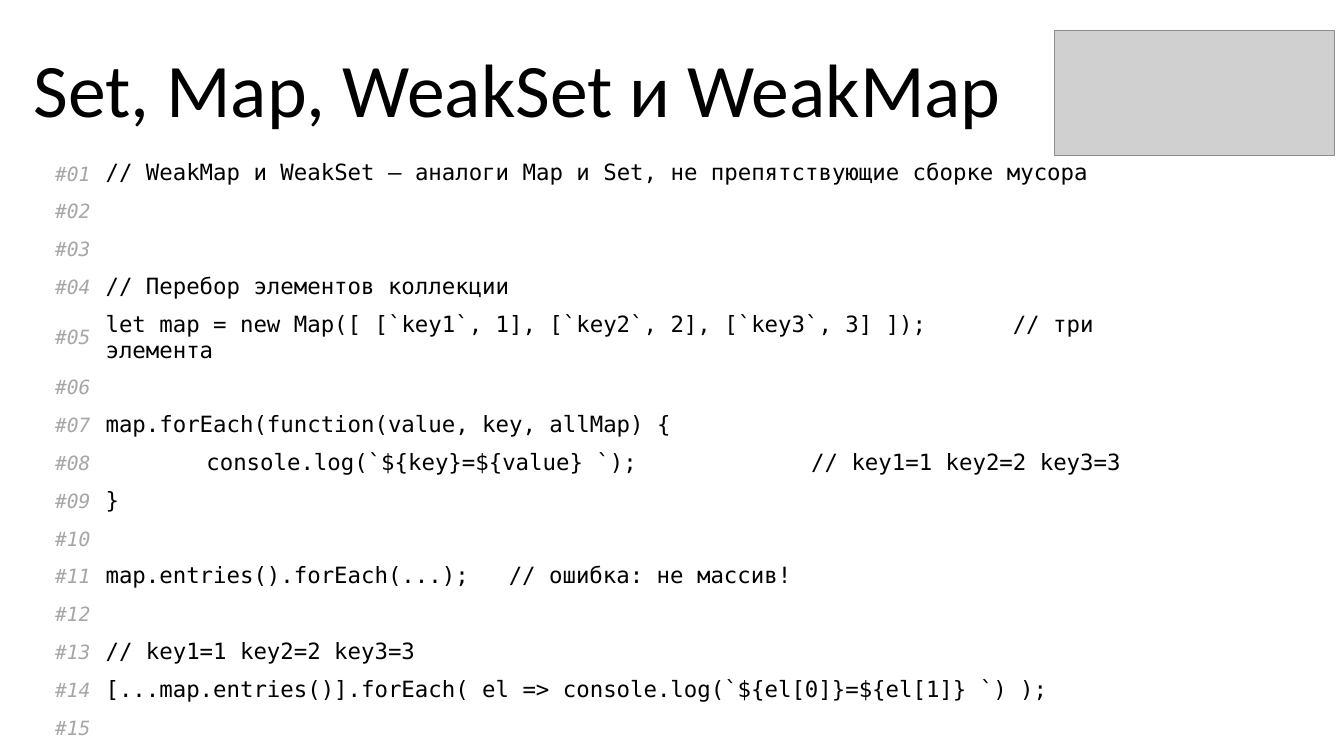
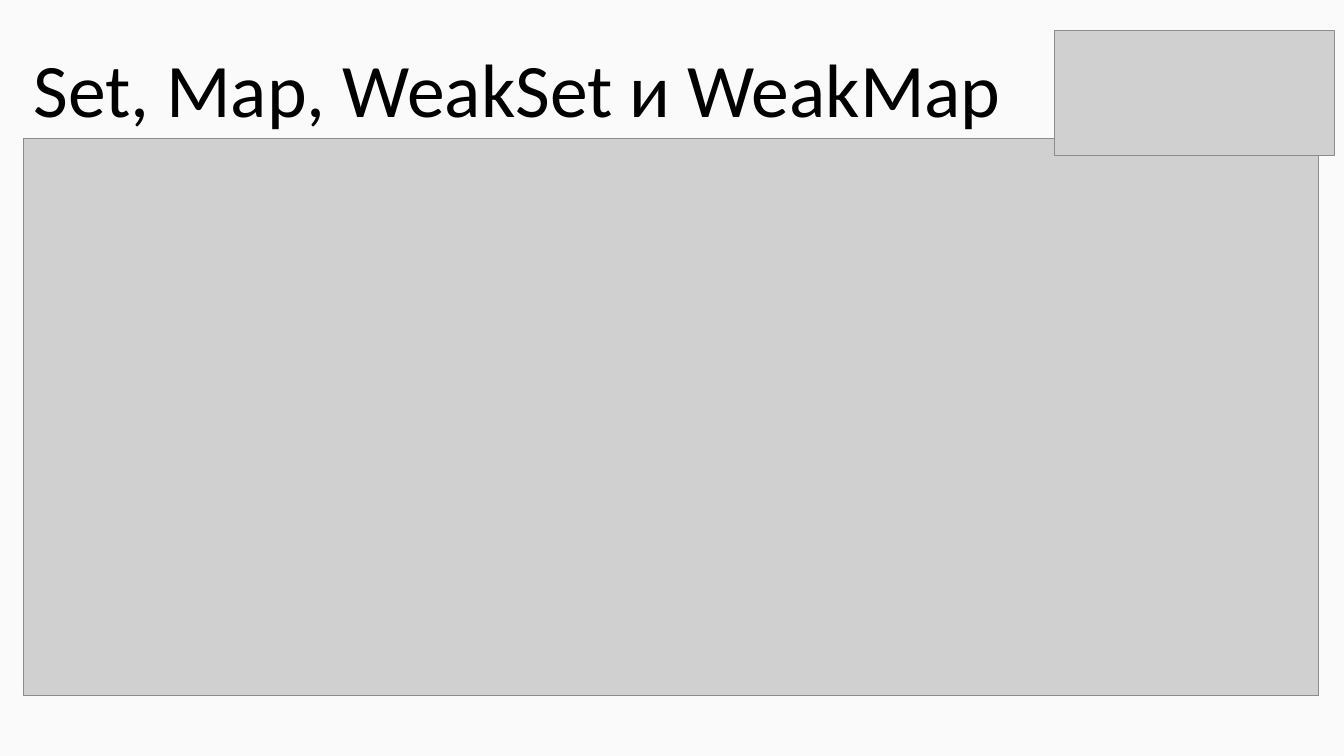
Before and after one commit to KOPTE3/modern-es, a slide deck: slide 28 of Modern ES.pptx. Drawn at 1344x756 pixels with LibreOffice and Linux fonts; fonts in the diff are those of the drawing; grey boxes stand for pictures. Boxes give left, top, right and bottom in pixels: in the first picture for what was removed or moved away, otherwise in the second. Text is boxed around its words. In the diff, an @@ line names an element or a change of style, - is before the commit and + after.

```diff
--- a/Modern ES.pptx
+++ b/Modern ES.pptx
@@ background #FFFFFF to #FAFAFA @@
@@ picture added at (23,139,1319,696) @@
@@ table removed at (23,155,1218,739), 15 rows, 2 columns @@
-#01 | // WeakMap и WeakSet – аналоги Map и Set, не препятствующие сборке мусора
-#02 | 
-#03 | 
-#04 | // Перебор элементов коллекции
-#05 | let map = new Map([ [`key1`, 1], [`key2`, 2], [`key3`, 3] ]); // три элемента
-#06 | 
-#07 | map.forEach(function(value, key, allMap) {
-#08 | console.log(`${key}=${value} `); // key1=1 key2=2 key3=3
-#09 | }
-#10 | 
-#11 | map.entries().forEach(...); // ошибка: не массив!
-#12 | 
-#13 | // key1=1 key2=2 key3=3
-#14 | [...map.entries()].forEach( el => console.log(`${el[0]}=${el[1]} `) );
-#15 | 
```
Also in this commit, not shown: 47 other slides changed, 15 slides added, 11 slides removed, 46 other files.
